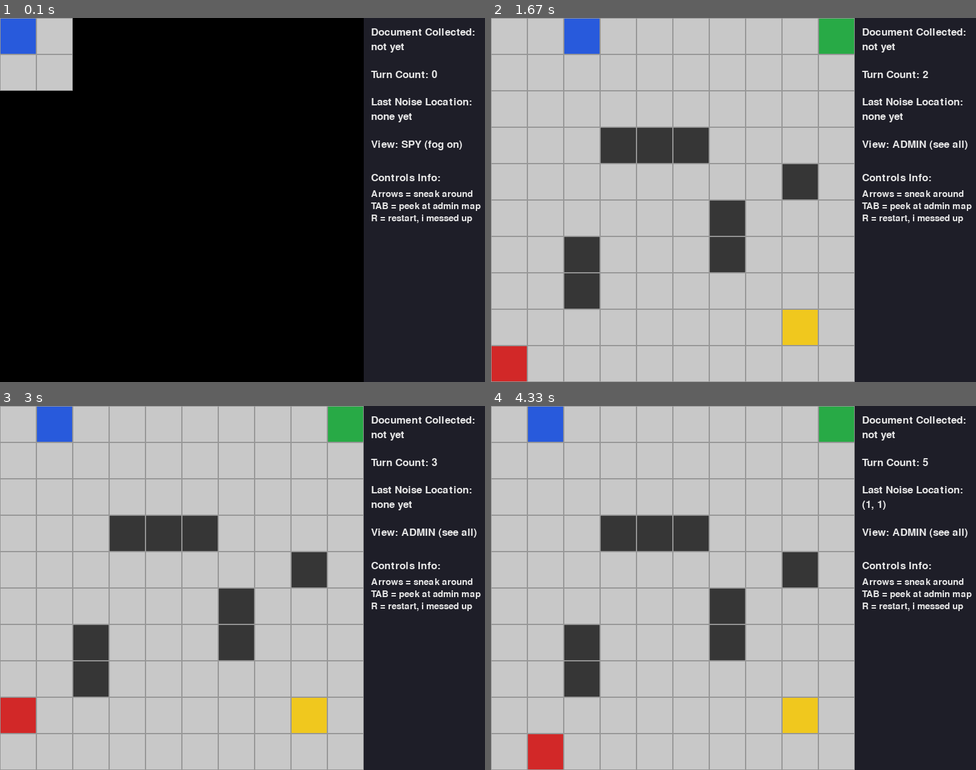
Above: before the commit, frames 1-4 (two rows, left to right).
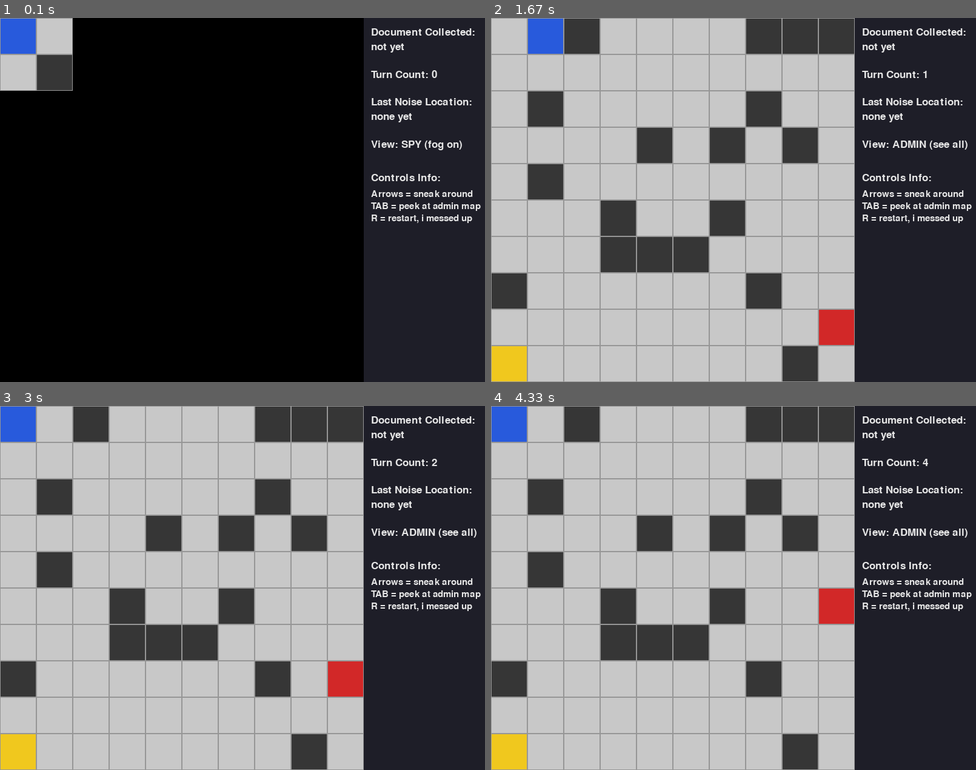
Above: after the commit, the same moments.

Repository: nubaysha0-debug/Spy-vs-Guard-game
Game: pygame game, started from main.py
The game is run twice, just before and just after one commit, with the same random seed, the same clock (stepped at 60 frames per second) and the same inputs.
Inputs:
- Up to frame 1 (0.1 s): no input
- Up to frame 2 (1.67 s): hold R 0.33-0.8 s; hold Right 0.33-0.8 s; hold Tab 0.83-1.3 s; hold Right 0.83-1.3 s
- Up to frame 3 (3 s): hold Left from 2.83 s (still down)
- Up to frame 4 (4.33 s): release Left at 3.37 s; hold Down 3.4-3.7 s; hold Up from 4.17 s (still down)

The runs differ from the first frame. In frame 1, 0.7% of the frame differs, in the area x 7-15%, y 10-20%; in frame 2, 18%; in frame 3, 20%; in frame 4, 20%, in the area x 0-91%, y 0-100%.

Commit message:
Merge game logic into main.py and rebuild Wasm

Diff:
--- a/main.py
+++ b/main.py
@@ -1,40 +1,155 @@
 import asyncio
+import random
 import sys
 import pygame
 
-# ---------------------------------------------------------------
-# Spy vs Guard, Phase 3: the pretty graphical version
-# all the actual game rules live in the phase 2 file, this script
-# only draws stuff and listens for key presses. no classes, still.
-# (keep spy_vs_guard_phase2.py in the same folder or the import dies)
-# ---------------------------------------------------------------
-import spy_vs_guard_phase2 as logic
-
-# ---------- window layout ----------
+# ===============================================================
+# GAME LOGIC (Phase 2)
+# ===============================================================
+GRID_SIZE = 10
+NUM_WALLS = 18
+
+DIRECTIONS = {
+    'UP': (-1, 0),
+    'DOWN': (1, 0),
+    'LEFT': (0, -1),
+    'RIGHT': (0, 1),
+}
+
+
+def is_valid_tile(grid, pos):
+  r, c = pos
+  if not (0 <= r < GRID_SIZE and 0 <= c < GRID_SIZE):
+    return False
+  return grid[r][c] != '#'
+
+
+def generate_map():
+  grid = [['.' for _ in range(GRID_SIZE)] for _ in range(GRID_SIZE)]
+  walls_placed = 0
+  forbidden = {(0, 0), (GRID_SIZE - 1, GRID_SIZE - 1), (GRID_SIZE - 1, 0)}
+
+  while walls_placed < NUM_WALLS:
+    r = random.randint(0, GRID_SIZE - 1)
+    c = random.randint(0, GRID_SIZE - 1)
+    if (r, c) not in forbidden and grid[r][c] == '.':
+      grid[r][c] = '#'
+      walls_placed += 1
+  return grid
+
+
+def make_game_state():
+  grid = generate_map()
+  return {
+      'grid': grid,
+      'spy_pos': (0, 0),
+      'guard_pos': (GRID_SIZE - 1, GRID_SIZE - 1),
+      'doc_pos': (GRID_SIZE - 1, 0),
+      'has_document': False,
+      'status': 'playing',
+      'last_noise_pos': None,
+      'turn': 0,
+  }
+
+
+def move_entity(grid, current_pos, direction):
+  dr, dc = DIRECTIONS[direction]
+  target = (current_pos[0] + dr, current_pos[1] + dc)
+  if is_valid_tile(grid, target):
+    return target
+  return current_pos
+
+
+def guard_step(game_state):
+  grid = game_state['grid']
+  guard = game_state['guard_pos']
+  target = game_state['spy_pos']
+  if not in_spy_vision(
+      game_state, guard
+  ) and game_state['last_noise_pos'] is not None:
+    target = game_state['last_noise_pos']
+
+  best_pos = guard
+  best_dist = abs(guard[0] - target[0]) + abs(guard[1] - target[1])
+
+  for direction in DIRECTIONS:
+    nxt = move_entity(grid, guard, direction)
+    dist = abs(nxt[0] - target[0]) + abs(nxt[1] - target[1])
+    if dist < best_dist:
+      best_dist = dist
+      best_pos = nxt
+
+  game_state['guard_pos'] = best_pos
+
+
+def play_turn(game_state, direction):
+  if game_state['status'] != 'playing':
+    return
+
+  game_state['turn'] += 1
+  game_state['spy_pos'] = move_entity(
+      game_state['grid'], game_state['spy_pos'], direction
+  )
+
+  if game_state['spy_pos'] == game_state['doc_pos']:
+    game_state['has_document'] = True
+
+  if game_state['spy_pos'] == (0, 0) and game_state['has_document']:
+    game_state['status'] = 'won'
+    return
+
+  if random.random() < 0.3:
+    game_state['last_noise_pos'] = game_state['spy_pos']
+
+  guard_step(game_state)
+
+  if game_state['spy_pos'] == game_state['guard_pos']:
+    game_state['status'] = 'lost'
+
+
+def in_spy_vision(game_state, pos):
+  sr, sc = game_state['spy_pos']
+  r, c = pos
+  return abs(sr - r) <= 1 and abs(sc - c) <= 1
+
+
+def cell_char(game_state, pos):
+  if pos == game_state['spy_pos']:
+    return 'S'
+  if pos == game_state['guard_pos']:
+    return 'G'
+  if pos == game_state['doc_pos'] and not game_state['has_document']:
+    return 'D'
+  if pos == (0, 0) and game_state['has_document']:
+    return 'E'
+  r, c = pos
+  return game_state['grid'][r][c]
+
+
+# ===============================================================
+# GUI & MAIN LOOP (Phase 3)
+# ===============================================================
 WINDOW_WIDTH = 800
 WINDOW_HEIGHT = 600
-TILE_SIZE = 60  # 10 tiles * 60px = 600px, a perfect square
-GRID_PIXELS = logic.GRID_SIZE * TILE_SIZE  # grid takes the left 600px
-PANEL_X = GRID_PIXELS  # info panel starts where the grid ends
-PANEL_WIDTH = WINDOW_WIDTH - GRID_PIXELS  # leftover 200px for the panel
+TILE_SIZE = 60
+GRID_PIXELS = GRID_SIZE * TILE_SIZE
+PANEL_X = GRID_PIXELS
+PANEL_WIDTH = WINDOW_WIDTH - GRID_PIXELS
 FPS = 30
 
-# ---------- colors (R, G, B) ----------
-COLOR_FLOOR = (200, 200, 200)  # light gray floor
-COLOR_GRID_LINE = (150, 150, 150)  # slightly darker gray for the lines
-COLOR_WALL = (54, 54, 54)  # dark charcoal
-COLOR_SPY = (40, 90, 220)  # blue
-COLOR_GUARD = (210, 40, 40)  # red
-COLOR_DOCUMENT = (240, 200, 30)  # gold
-COLOR_EXIT = (40, 170, 70)  # green
-COLOR_FOG = (0, 0, 0)  # pitch black
+COLOR_FLOOR = (200, 200, 200)
+COLOR_GRID_LINE = (150, 150, 150)
+COLOR_WALL = (54, 54, 54)
+COLOR_SPY = (40, 90, 220)
+COLOR_GUARD = (210, 40, 40)
+COLOR_DOCUMENT = (240, 200, 30)
+COLOR_EXIT = (40, 170, 70)
+COLOR_FOG = (0, 0, 0)
 COLOR_PANEL_BG = (30, 30, 40)
 COLOR_TEXT = (230, 230, 230)
 COLOR_WIN_TEXT = (60, 220, 90)
 COLOR_LOSE_TEXT = (240, 60, 60)
 
-# reusing the phase 2 cell_char() letters, so the GUI and the terminal
-# version always agree about what is on each tile. letter -> color
 CHAR_TO_COLOR = {
     'S': COLOR_SPY,
     'G': COLOR_GUARD,
@@ -44,7 +159,6 @@
     '.': COLOR_FLOOR,
 }
 
-# same dictionary trick as the game logic: key -> direction name
 KEY_TO_DIRECTION = {
     pygame.K_UP: 'UP',
     pygame.K_DOWN: 'DOWN',
@@ -53,38 +167,24 @@
 }
 
 
-# ---------------------------------------------------------------
-# drawing functions
-# ---------------------------------------------------------------
-
-
 def draw_grid(screen, game_state, admin_view):
-  # go through every tile, paint it, then (maybe) cover it with fog
-  for r in range(logic.GRID_SIZE):
-    for c in range(logic.GRID_SIZE):
+  for r in range(GRID_SIZE):
+    for c in range(GRID_SIZE):
       pos = (r, c)
       rect = pygame.Rect(c * TILE_SIZE, r * TILE_SIZE, TILE_SIZE, TILE_SIZE)
-
-      # ask the phase 2 logic what is on this tile, then look up its color
-      tile_char = logic.cell_char(game_state, pos)
+      tile_char = cell_char(game_state, pos)
       pygame.draw.rect(screen, CHAR_TO_COLOR[tile_char], rect)
-      pygame.draw.rect(
-          screen, COLOR_GRID_LINE, rect, 1
-      )  # thin outline = grid line
-
-      # fog of war: in spy view, anything outside the 3x3 box goes black.
-      # this also hides the guard automatically, which is kinda neat
-      if not admin_view and not logic.in_spy_vision(game_state, pos):
+      pygame.draw.rect(screen, COLOR_GRID_LINE, rect, 1)
+
+      if not admin_view and not in_spy_vision(game_state, pos):
         pygame.draw.rect(screen, COLOR_FOG, rect)
 
 
 def draw_text_line(screen, font, text, x, y, color=COLOR_TEXT):
-  # tiny helper so i don't repeat render + blit everywhere
   screen.blit(font.render(text, True, color), (x, y))
 
 
 def draw_panel(screen, game_state, admin_view, font, small_font):
-  # right-hand side status panel
   panel_rect = pygame.Rect(PANEL_X, 0, PANEL_WIDTH, WINDOW_HEIGHT)
   pygame.draw.rect(screen, COLOR_PANEL_BG, panel_rect)
 
@@ -108,7 +208,6 @@
   view_text = 'ADMIN (see all)' if admin_view else 'SPY (fog on)'
   draw_text_line(screen, font, 'View: ' + view_text, x, y)
 
-  # controls cheat sheet, written the way i'd scribble it on a sticky note
   y += 55
   draw_text_line(screen, font, 'Controls Info:', x, y)
   control_lines = [
@@ -121,7 +220,6 @@
 
 
 def draw_game_over(screen, game_state, big_font, small_font):
-  # nothing to draw while the game is still going
   if game_state['status'] == 'playing':
     return
 
@@ -132,12 +230,10 @@
     message = 'BUSTED! Guard Caught You'
     color = COLOR_LOSE_TEXT
 
-  # dark banner across the middle of the grid so the text is readable
   banner = pygame.Rect(0, GRID_PIXELS // 2 - 60, GRID_PIXELS, 120)
   pygame.draw.rect(screen, (0, 0, 0), banner)
   pygame.draw.rect(screen, color, banner, 3)
 
-  # center the big message and the restart hint inside the banner
   text_surface = big_font.render(message, True, color)
   text_rect = text_surface.get_rect(
       center=(GRID_PIXELS // 2, GRID_PIXELS // 2 - 10)
@@ -151,49 +247,33 @@
   screen.blit(hint_surface, hint_rect)
 
 
-# ---------------------------------------------------------------
-# input handling
-# ---------------------------------------------------------------
-
-
 def handle_arrow_key(game_state, direction):
-  # one full turn: spy moves, noise roll, guard moves, win/loss check.
-  # play_turn() from phase 2 does all of that for us.
   if game_state['status'] != 'playing':
-    return  # game is over, arrows do nothing until R is pressed
-
-  # bumping into a wall shouldn't cost a turn (otherwise the guard gets
-  # a free step for nothing, which feels unfair), so i check first
-  dr, dc = logic.DIRECTIONS[direction]
+    return
+
+  dr, dc = DIRECTIONS[direction]
   target = (game_state['spy_pos'][0] + dr, game_state['spy_pos'][1] + dc)
-  if not logic.is_valid_tile(game_state['grid'], target):
-    return
-
-  logic.play_turn(game_state, direction)
-
-
-# ---------------------------------------------------------------
-# main loop
-# ---------------------------------------------------------------
+  if not is_valid_tile(game_state['grid'], target):
+    return
+
+  play_turn(game_state, direction)
 
 
 async def main():
   pygame.init()
   screen = pygame.display.set_mode((WINDOW_WIDTH, WINDOW_HEIGHT))
-  pygame.display.set_caption('Spy vs Guard - Phase 3')
+  pygame.display.set_caption('Spy vs Guard')
   clock = pygame.time.Clock()
 
-  # None = pygame's built-in default font, no font files needed
   font = pygame.font.Font(None, 26)
   small_font = pygame.font.Font(None, 22)
   big_font = pygame.font.Font(None, 44)
 
-  game_state = logic.make_game_state()
-  admin_view = False  # start in spy view (fog on)
+  game_state = make_game_state()
+  admin_view = False
 
   running = True
   while running:
-    # --- listen for events ---
     for event in pygame.event.get():
       if event.type == pygame.QUIT:
         running = False
@@ -201,19 +281,21 @@
         if event.key in KEY_TO_DIRECTION:
           handle_arrow_key(game_state, KEY_TO_DIRECTION[event.key])
         elif event.key == pygame.K_TAB:
-          admin_view = not admin_view  # flip the view
+          admin_view = not admin_view
         elif event.key == pygame.K_r:
-          game_state = logic.make_game_state()  # fresh game, fresh start
-
-      # --- draw everything ---
-      screen.fill(COLOR_PANEL_BG)
-      draw_grid(screen, game_state, admin_view)
-      draw_panel(screen, game_state, admin_view, font, small_font)
-      draw_game_over(screen, game_state, big_font, small_font)
-      pygame.display.flip()
-      clock.tick(FPS)
-      await asyncio.sleep(0)
+          game_state = make_game_state()
+
+    screen.fill(COLOR_PANEL_BG)
+    draw_grid(screen, game_state, admin_view)
+    draw_panel(screen, game_state, admin_view, font, small_font)
+    draw_game_over(screen, game_state, big_font, small_font)
+
+    pygame.display.flip()
+    clock.tick(FPS)
+    await asyncio.sleep(0)
+
   pygame.quit()
+
 
 if __name__ == '__main__':
   asyncio.run(main())
--- a/spy_vs_guard_phase2.py
+++ /dev/null
@@ -1,253 +0,0 @@
-import random
-import numpy as np
-
-# ---------------------------------------------------------------
-# Spy vs Guard, Phase 2: now with fog of war and creaky floorboards
-# no classes anywhere, just dicts and functions. keeping it scrappy.
-# ---------------------------------------------------------------
-
-GRID_SIZE = 10
-
-# my little direction lookup, (row change, col change) for each move
-DIRECTIONS = {
-    'UP': (-1, 0),
-    'DOWN': (1, 0),
-    'LEFT': (0, -1),
-    'RIGHT': (0, 1),
-}
-
-# i honestly forgot where the spy started in phase 1, so top-left it is.
-# change this if your phase 1 had it somewhere else!
-SPY_START = (0, 0)
-GUARD_START = (9, 0)
-DOCUMENT_POS = (8, 8)
-EXIT_POS = (0, 9)
-
-# a few walls i scattered around until the map felt kinda annoying
-WALLS = [(3, 3), (3, 4), (3, 5), (5, 6), (6, 6), (6, 2), (7, 2), (4, 8)]
-
-NOISE_CHANCE = 0.20         # 20% chance the spy's boots creak on any step
-GUARD_TRACK_CHANCE = 0.60   # 60% of the time the guard actually follows the noise
-VISION_RADIUS = 1           # 1 step each way = a 3x3 peephole
-
-
-def make_game_state():
-    # build the grid first, 0 = empty floor, 1 = wall
-    grid = np.zeros((GRID_SIZE, GRID_SIZE), dtype=int)
-    for r, c in WALLS:
-        grid[r, c] = 1
-
-    # everything lives in one dict, no classes, no drama
-    return {
-        'grid': grid,
-        'spy_pos': SPY_START,
-        'guard_pos': GUARD_START,
-        'has_document': False,
-        'last_noise_pos': None,   # nobody has heard anything yet
-        'turn': 0,
-        'status': 'playing',      # playing / won / caught
-    }
-
-
-# ---------------------------------------------------------------
-# movement stuff
-# ---------------------------------------------------------------
-
-def is_valid_tile(grid, pos):
-    # is this tile on the board AND not a wall? that's all i care about
-    r, c = pos
-    if r < 0 or r >= GRID_SIZE or c < 0 or c >= GRID_SIZE:
-        return False
-    return grid[r, c] == 0
-
-
-def get_valid_moves(grid, pos):
-    # look at all 4 neighbors, keep the ones i can actually stand on
-    moves = []
-    for dr, dc in DIRECTIONS.values():
-        new_pos = (pos[0] + dr, pos[1] + dc)
-        if is_valid_tile(grid, new_pos):
-            moves.append(new_pos)
-    return moves
-
-
-def manhattan_distance(a, b):
-    # taxicab distance, good enough for a guard with no map skills
-    return abs(a[0] - b[0]) + abs(a[1] - b[1])
-
-
-# ---------------------------------------------------------------
-# noise pings (the spy is NOT a ninja, apparently)
-# ---------------------------------------------------------------
-
-def maybe_make_noise(game_state):
-    # roll the dice, 20% of the time the floor goes CREAK
-    if random.random() < NOISE_CHANCE:
-        game_state['last_noise_pos'] = game_state['spy_pos']
-        print("CREAK! Noise detected near %s. ugh, that was loud." % (game_state['spy_pos'],))
-
-
-# ---------------------------------------------------------------
-# spy turn
-# ---------------------------------------------------------------
-
-def move_spy(game_state, direction):
-    if direction not in DIRECTIONS:
-        print("what is '%s' even supposed to mean? not moving." % direction)
-        return False
-
-    dr, dc = DIRECTIONS[direction]
-    new_pos = (game_state['spy_pos'][0] + dr, game_state['spy_pos'][1] + dc)
-
-    if not is_valid_tile(game_state['grid'], new_pos):
-        print("oof, bumped into a wall or the edge of the world. no move.")
-        return False
-
-    game_state['spy_pos'] = new_pos
-
-    # grabbing the document if i'm standing on it
-    if new_pos == DOCUMENT_POS and not game_state['has_document']:
-        game_state['has_document'] = True
-        print("got the document!! now to sneak out of here.")
-
-    # every successful step = a chance to make noise
-    maybe_make_noise(game_state)
-    return True
-
-
-# ---------------------------------------------------------------
-# guard AI (random walk, but with ears now)
-# ---------------------------------------------------------------
-
-def step_toward(valid_moves, target):
-    # of the tiles i can reach, pick the one closest to the target.
-    # ties get settled by a coin flip so it's not too predictable
-    best_dist = min(manhattan_distance(m, target) for m in valid_moves)
-    best_moves = [m for m in valid_moves if manhattan_distance(m, target) == best_dist]
-    return random.choice(best_moves)
-
-
-def move_guard(game_state):
-    valid_moves = get_valid_moves(game_state['grid'], game_state['guard_pos'])
-    if not valid_moves:
-        return  # boxed in, guard just stands there being sad
-
-    noise_pos = game_state['last_noise_pos']
-
-    # heard something? 60% of the time go check it out, otherwise wander
-    if noise_pos is not None and random.random() < GUARD_TRACK_CHANCE:
-        game_state['guard_pos'] = step_toward(valid_moves, noise_pos)
-        print("[admin] guard is heading toward the noise at %s" % (noise_pos,))
-    else:
-        game_state['guard_pos'] = random.choice(valid_moves)
-
-    # if the guard got to the noise spot, nothing's there, so forget about it
-    if game_state['guard_pos'] == noise_pos:
-        game_state['last_noise_pos'] = None
-
-
-# ---------------------------------------------------------------
-# win / loss
-# ---------------------------------------------------------------
-
-def check_game_over(game_state):
-    if game_state['spy_pos'] == game_state['guard_pos']:
-        game_state['status'] = 'caught'
-        print("busted. the guard got me. well, that went badly.")
-    elif game_state['spy_pos'] == EXIT_POS and game_state['has_document']:
-        game_state['status'] = 'won'
-        print("made it out with the document. i'm basically james bond.")
-    return game_state['status']
-
-
-def play_turn(game_state, direction):
-    game_state['turn'] += 1
-    print("--- turn %d: spy tries to go %s ---" % (game_state['turn'], direction))
-
-    move_spy(game_state, direction)
-    if check_game_over(game_state) != 'playing':
-        return
-
-    move_guard(game_state)
-    check_game_over(game_state)
-
-
-# ---------------------------------------------------------------
-# rendering (plain ASCII only, windows consoles hate fancy stuff)
-# ---------------------------------------------------------------
-
-def cell_char(game_state, pos):
-    # what's *really* on this tile? full truth, no fog
-    if pos == game_state['spy_pos']:
-        return 'S'
-    if pos == game_state['guard_pos']:
-        return 'G'
-    if game_state['grid'][pos[0], pos[1]] == 1:
-        return '#'
-    if pos == DOCUMENT_POS and not game_state['has_document']:
-        return 'D'
-    if pos == EXIT_POS:
-        return 'E'
-    return '.'
-
-
-def render_full_map(game_state):
-    # admin / god-mode view, i can see everything
-    print("== ADMIN MAP (everything visible) ==")
-    for r in range(GRID_SIZE):
-        print(' '.join(cell_char(game_state, (r, c)) for c in range(GRID_SIZE)))
-
-
-def in_spy_vision(game_state, pos):
-    # inside the 3x3 box around the spy? (chebyshev distance <= 1)
-    sr, sc = game_state['spy_pos']
-    return abs(pos[0] - sr) <= VISION_RADIUS and abs(pos[1] - sc) <= VISION_RADIUS
-
-
-def render_spy_view(game_state):
-    # what the spy can see: a tiny 3x3 flashlight, fog everywhere else.
-    # the guard only shows up as G if he's inside that little box.
-    print("== SPY VIEW (fog of war) ==")
-    for r in range(GRID_SIZE):
-        row_chars = []
-        for c in range(GRID_SIZE):
-            if in_spy_vision(game_state, (r, c)):
-                row_chars.append(cell_char(game_state, (r, c)))
-            else:
-                row_chars.append('?')
-        print(' '.join(row_chars))
-
-
-# ---------------------------------------------------------------
-# test section: 5 scripted turns, both maps every turn
-# ---------------------------------------------------------------
-
-def run_test_sequence():
-    # uncomment for the same dice rolls every run (handy for debugging):
-    # random.seed(42)
-
-    game_state = make_game_state()
-    test_moves = ['DOWN', 'DOWN', 'RIGHT', 'RIGHT', 'DOWN']
-
-    print("starting state, before anybody does anything:")
-    render_full_map(game_state)
-    render_spy_view(game_state)
-    print()
-
-    for direction in test_moves:
-        play_turn(game_state, direction)
-        render_full_map(game_state)
-        render_spy_view(game_state)
-        print("last noise pos: %s | has doc: %s | status: %s"
-              % (game_state['last_noise_pos'], game_state['has_document'], game_state['status']))
-        print()
-
-        if game_state['status'] != 'playing':
-            print("game ended early, stopping the test here.")
-            break
-
-    print("test done. fingers crossed nothing exploded.")
-
-
-if __name__ == '__main__':
-    run_test_sequence()
Not shown, removed: Untitled
Not shown, changed: build/web/game.apk
Not shown, changed: build/web/game.tar.gz
Not shown, removed: main.html
